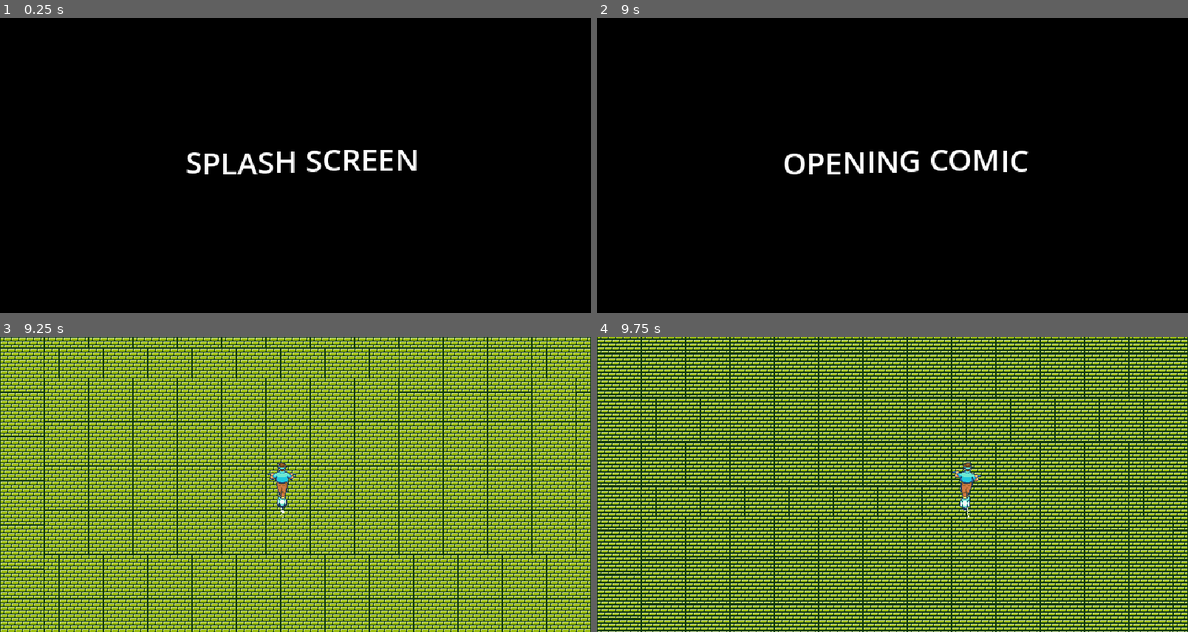
Above: before the commit, frames 1-4 (two rows, left to right).
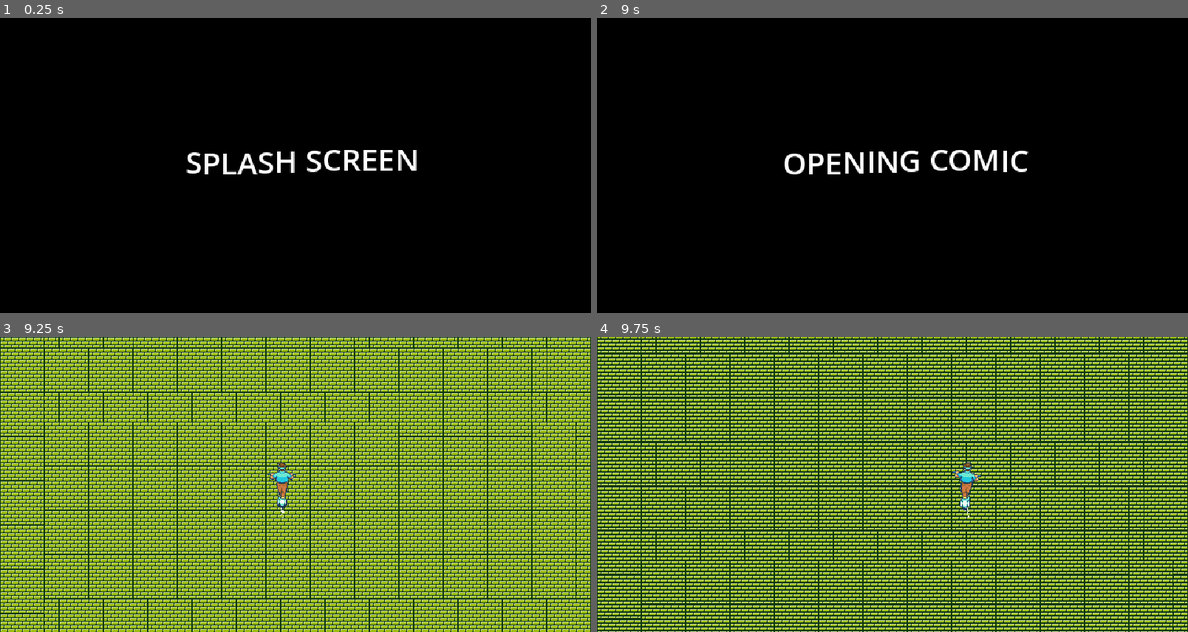
Above: after the commit, the same moments.

Repository: casualxcrisis/citrus-inc
Game: Godot game, scene res://scenes/ui/splash_screen.tscn
The game is run twice, just before and just after one commit, with the same random seed, the same clock (stepped at 60 frames per second) and the same inputs. The engine's default icon, where the game draws it, is replaced by a stand-in: a white triangle on a blue panel in a dark square.
Inputs (mouse positions are in pixels of both pictures, inside the frame that each line leads up to):
- Up to frame 1 (0.25 s): no input
- Up to frame 2 (9 s): move the mouse to (1022, 150) at 0.52 s; hold W (up) 0.53-1.28 s; move the mouse to (774, 180) at 1.27 s; hold S (down) 1.28-2.03 s; move the mouse to (951, 100) at 2.02 s; hold W (up) 2.03-3.53 s; move the mouse to (862, 224) at 2.77 s; move the mouse to (1069, 209) at 3.52 s; hold S (down) 3.53-5.78 s; move the mouse to (715, 121) at 4.27 s; move the mouse to (922, 165) at 5.02 s; move the mouse to (803, 91) at 5.77 s; hold W (up) 5.78-8.03 s; move the mouse to (1022, 150) at 6.52 s; move the mouse to (774, 180) at 7.27 s; move the mouse to (951, 100) at 8.02 s; hold S (down) from 8.03 s (still down); move the mouse to (862, 224) at 8.77 s
- Up to frame 3 (9.25 s): keep holding S (down)
- Up to frame 4 (9.75 s): move the mouse to (1069, 528) at 9.52 s; release S (down) at 9.53 s; hold W (up) from 9.53 s (still down)

Frames 1-2 are identical in both runs. In frame 3, 1.6% of the frame differs, in the area x 0-100%, y 0-94%; in frame 4, 1.3%.

Commit message:
Adjusted player and camera location on screen to hide chunk culling

Diff:
--- a/scenes/environment/testing_ground.tscn
+++ b/scenes/environment/testing_ground.tscn
@@ -16,11 +16,11 @@
 
 [node name="MousePlayer" parent="." unique_id=2094407848 instance=ExtResource("2_vpoes")]
 unique_name_in_owner = true
-position = Vector2(320, 272)
+position = Vector2(320, 224)
 
 [node name="PlayerCam" type="Camera2D" parent="." unique_id=1266301556]
 unique_name_in_owner = true
-position = Vector2(320, 272)
+position = Vector2(320, 224)
 script = ExtResource("4_6isrq")
 
 [node name="Control" type="Control" parent="PlayerCam" unique_id=1573432593]
